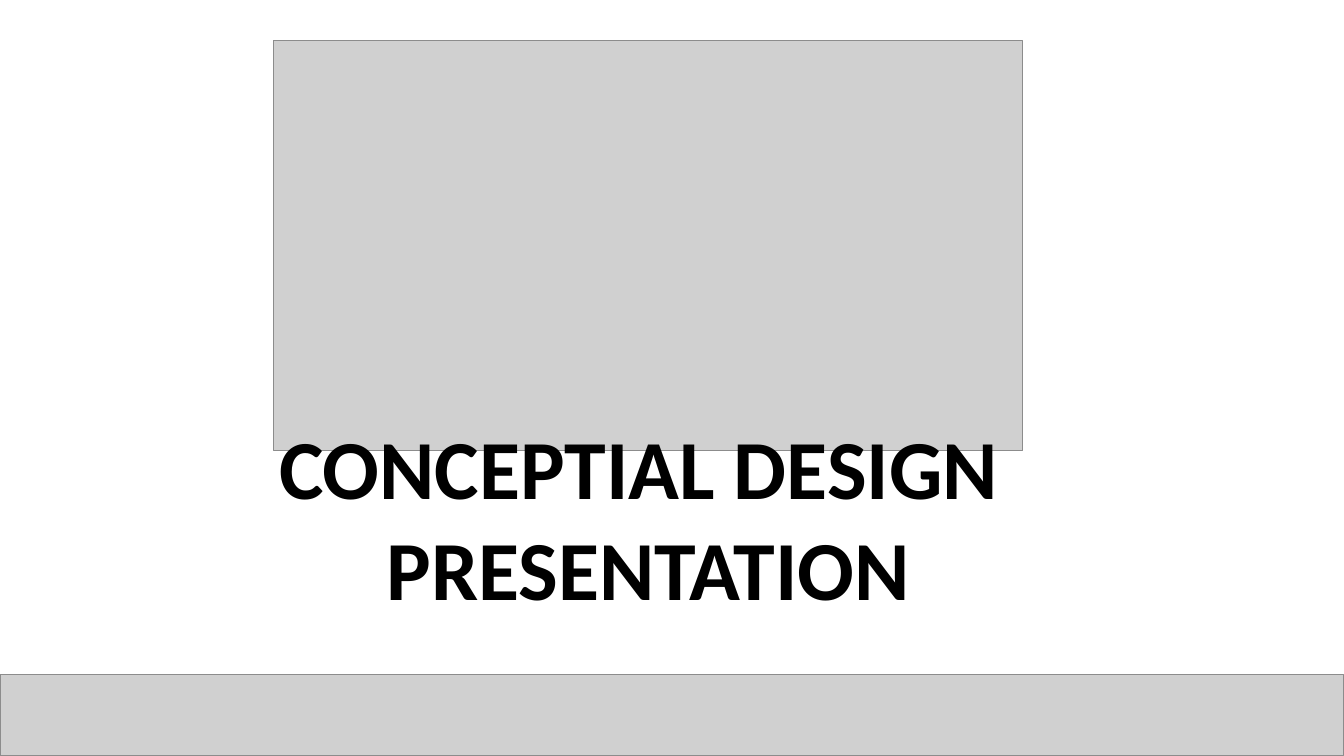
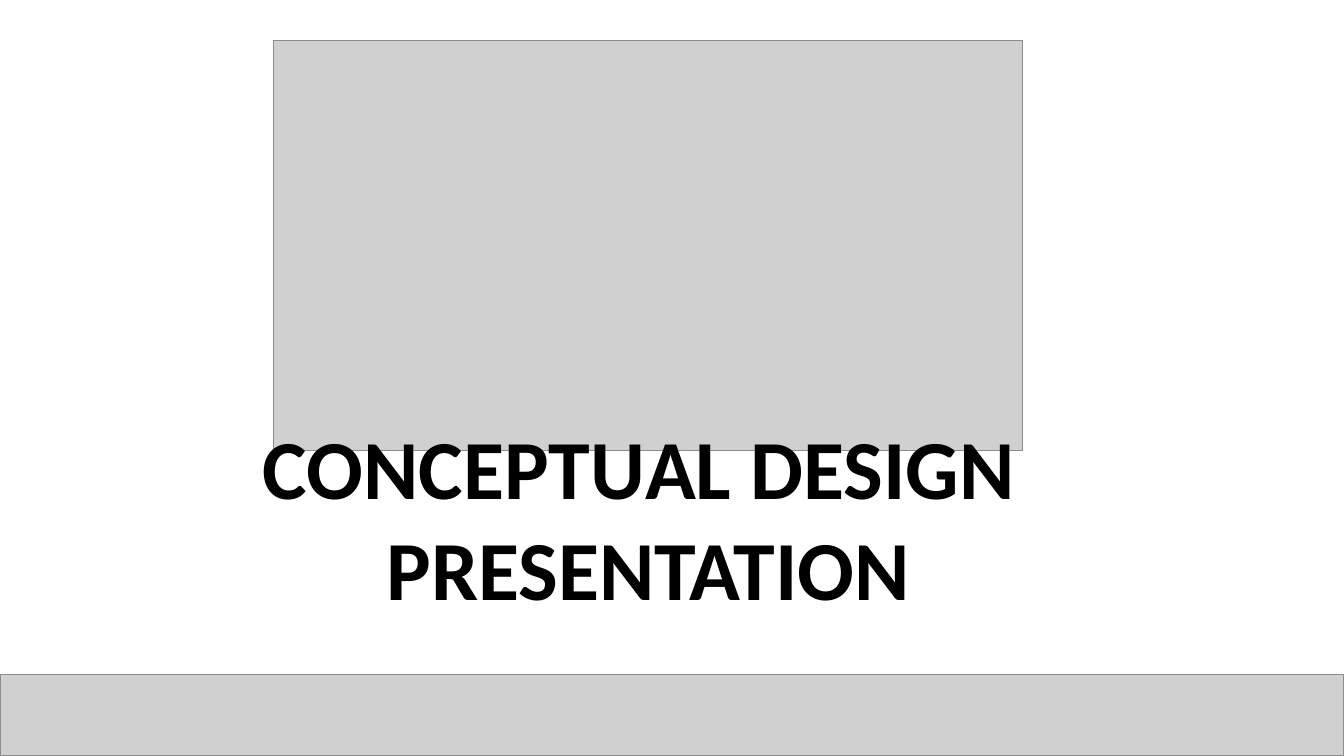
Before and after one commit to canerpotur/TROY-TECH, a slide deck: slide 1 of Troy Tech - Presentation/TROY- Hasan OZKARA_yeni.pptx. Drawn at 1344x756 pixels with LibreOffice and Linux fonts; fonts in the diff are those of the drawing; grey boxes stand for pictures. Boxes give left, top, right and bottom in pixels: in the first picture for what was removed or moved away, otherwise in the second. Text is boxed around its words. In the diff, an @@ line names an element or a change of style, - is before the commit and + after.

```diff
--- a/Troy Tech - Presentation/TROY- Hasan OZKARA_yeni.pptx
+++ b/Troy Tech - Presentation/TROY- Hasan OZKARA_yeni.pptx
@@ text at (x1=263, y1=430, x2=1014, y2=601): text changed @@
-CONCEPTIAL DESIGN
-PRESENTATION
+CONCEPTUAL DESIGN
+PRESENTATION
```
Also in this commit, not shown: 2 other files.
